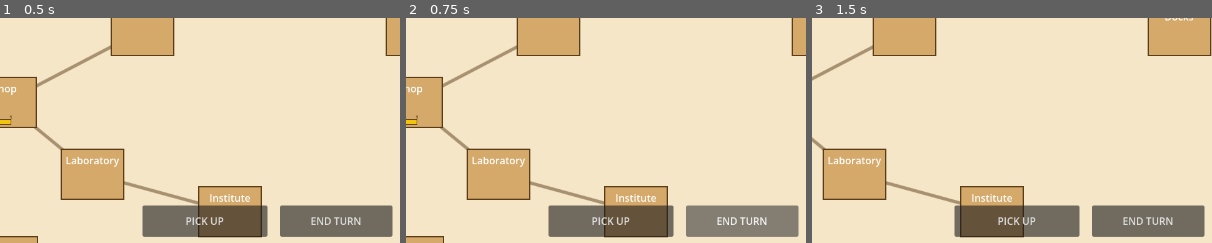
Above: before the commit, frames 1-3 (left to right).
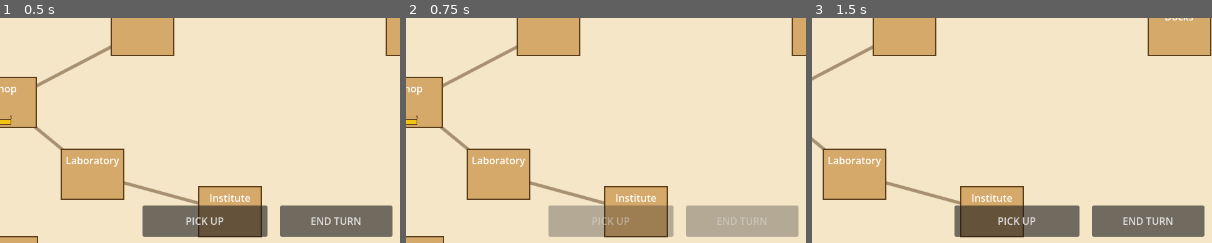
Above: after the commit, the same moments.

Repository: arlopurcell/horrified-board-game
Game: Godot game, scene res://scenes/Main.tscn
Two runs of this game, one before a commit and one after it. Both use one fixed random seed, a clock stepped at 60 frames per second and the inputs below. The project has no main scene, so this scene is started directly.
Inputs (mouse positions are % of the whole screen's width and height, from its top left):
- Up to frame 1 (0.5 s): no input
- Up to frame 2 (0.75 s): click "END TURN" at 0.5 s
- Up to frame 3 (1.5 s): move the mouse to (12, 15) at 1.27 s; hold D from 1.28 s (still down); click (12, 15) at 1.42 s
The pictures show only the part of the screen within x 49-99%, y 50-100%; the shares and areas given below are measured in that part.

Frame 1 is identical in both runs. In frame 2, 8.1% of the frame differs, in the area x 35-98%, y 83-98%; in frame 3, nothing differs.

Commit message:
feat: disable UI buttons during monster animation phase

Diff:
--- a/scenes/UI.gd
+++ b/scenes/UI.gd
@@ -30,12 +30,15 @@
 	_refresh_turn_display()
 
 func _on_end_turn_pressed() -> void:
+	end_turn_button.disabled = true
+	pickup_button.disabled = true
 	GameManager.end_turn()
 
 func _on_pickup_pressed() -> void:
 	GameManager.try_pickup()
 
 func _on_turn_changed(_player_index: int) -> void:
+	end_turn_button.disabled = false
 	_refresh_turn_display()
 
 func _on_player_moved(_player_index: int, _space_id: int) -> void:
